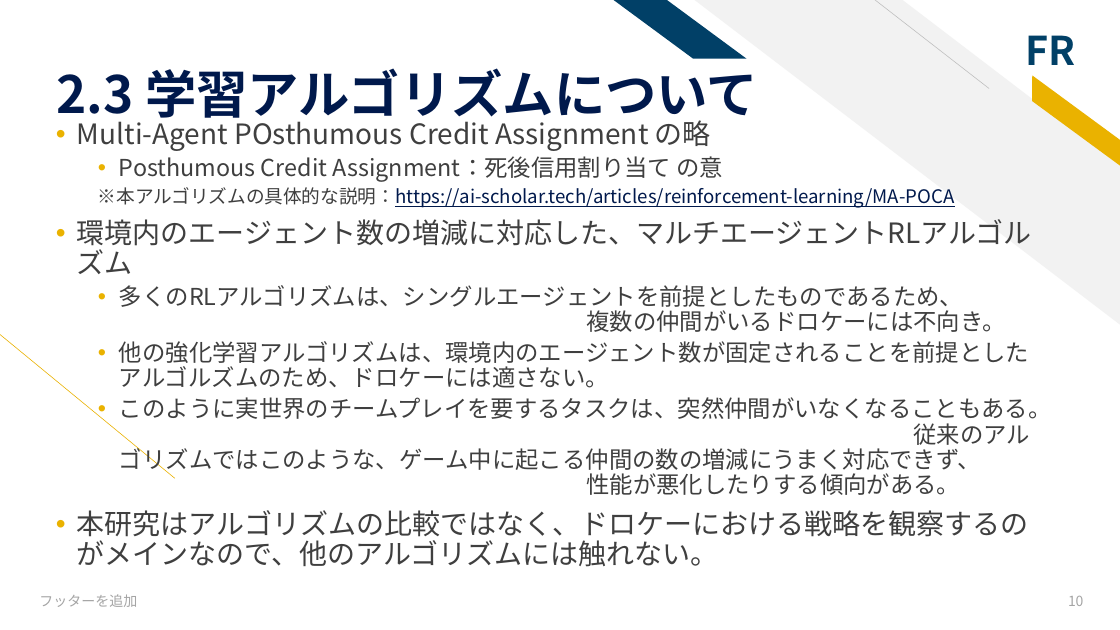
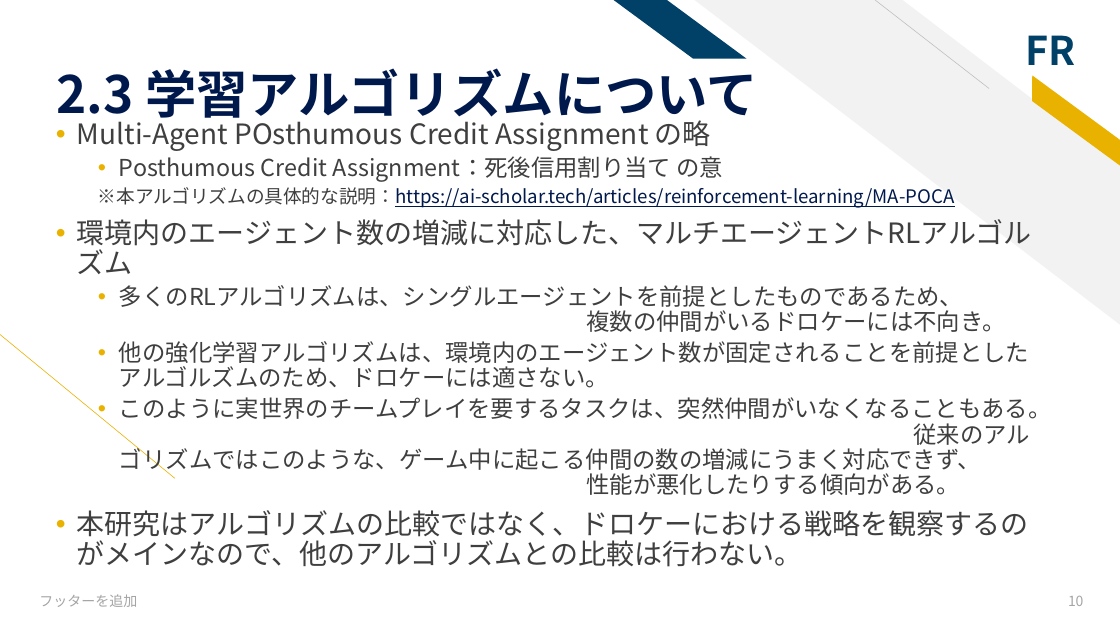
Before and after one commit to tsyu12345/NU-GraduateReport, a slide deck: slide 10 of 卒業研究最終発表.pptx. Drawn at 1120x630 pixels with LibreOffice and Linux fonts; fonts in the diff are those of the drawing. Boxes give left, top, right and bottom in pixels: in the first picture for what was removed or moved away, otherwise in the second. Text is boxed around its words. In the diff, an @@ line names an element or a change of style, - is before the commit and + after.

```diff
--- a/卒業研究最終発表.pptx
+++ b/卒業研究最終発表.pptx
@@ text at (77, 510, 1028, 567): text changed @@
-• 本研究はアルゴリズムの比較ではなく、ドロケーにおける戦略を観察するのがメインなので、他のアルゴリズムには触れない。
+• 本研究はアルゴリズムの比較ではなく、ドロケーにおける戦略を観察するのがメインなので、他のアルゴリズムとの比較は行わない。
```
Also in this commit, not shown: 3 other slides changed, 1 slide removed, 19 other files.
